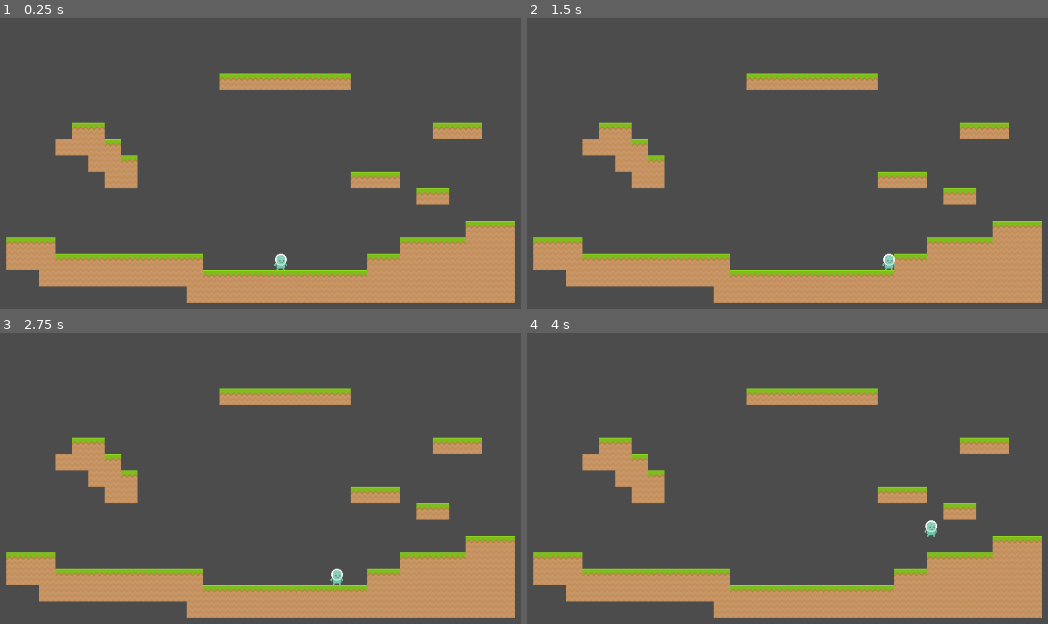
Above: before the commit, frames 1-4 (two rows, left to right).
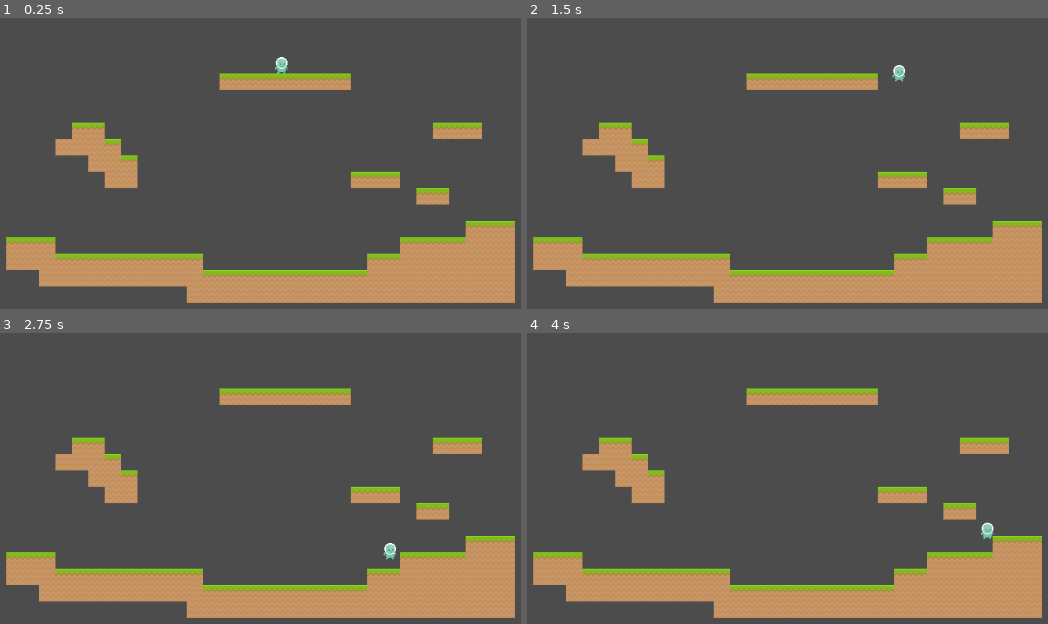
Above: after the commit, the same moments.

Repository: ItsSeaJay/montblanc-platinum
Game: Godot game, scene res://Main.tscn
The game is run twice, just before and just after one commit, with the same random seed, the same clock (stepped at 60 frames per second) and the same inputs.
Inputs:
- Up to frame 1 (0.25 s): no input
- Up to frame 2 (1.5 s): tap Enter (ui_accept) at 0.5, 0.77 s; hold Right (ui_right) from 0.53 s (still down)
- Up to frame 3 (2.75 s): tap Enter (ui_accept) at 1.52 s; release Right (ui_right) at 2.03 s; hold Left (ui_left) from 2.03 s (still down)
- Up to frame 4 (4 s): release Left (ui_left) at 2.78 s; hold Right (ui_right) from 2.78 s (still down); tap Enter (ui_accept) at 3.02, 3.77 s

The runs differ from the first frame. In frame 1, 0.2% of the frame differs, in the area x 52-56%, y 13-87%; in frame 2, 0.2%; in frame 3, 0.2%; in frame 4, 0.2%, in the area x 76-90%, y 64-71%.

Commit message:
Fix edge falling

Diff:
--- a/Main.tscn
+++ b/Main.tscn
@@ -12,4 +12,4 @@
 tile_data = PoolIntArray( 262165, 0, 0, 262166, 0, 0, 262167, 0, 0, 262168, 0, 0, 262169, 0, 0, 262170, 0, 0, 262171, 0 …(1496 unchanged characters)…
 
 [node name="Player" parent="." instance=ExtResource( 2 )]
-position = Vector2( 519.768, 188.726 )
+position = Vector2( 520.475, 55.0828 )
--- a/player/states/FallState.gd
+++ b/player/states/FallState.gd
@@ -1,4 +1,10 @@
 extends State
+
+func enter():
+	# NOTE: If we don't reset vertical momentum upon entering this state,
+	#       the player will have a lot of unspent momentum from when they were
+	#       colliding with the ground and falling off ledges won't feel right.
+	owner.velocity.y = 0
 
 func update(delta):
 	if Input.is_action_pressed("ui_left"):
@@ -11,4 +17,7 @@
 	owner.velocity.y += owner.fall_gravity * delta
 
 	if owner.is_on_floor():
-		emit_signal("state_finished", "IdleState")
+		if Input.is_action_pressed("ui_left") or Input.is_action_pressed("ui_right"):
+			emit_signal("state_finished", "RunState")
+		else:
+			emit_signal("state_finished", "IdleState")
--- a/player/states/IdleState.gd
+++ b/player/states/IdleState.gd
@@ -4,8 +4,7 @@
 	if Input.is_action_pressed("ui_left") or Input.is_action_pressed("ui_right"):
 		emit_signal("state_finished", "RunState")
 
-	owner.velocity.x = 0
-	owner.velocity.y += owner.fall_gravity
+	owner.velocity.y += owner.fall_gravity * delta
 
 	if owner.is_on_floor():
 		if Input.is_action_just_pressed("ui_accept"):
--- a/player/states/RunState.gd
+++ b/player/states/RunState.gd
@@ -8,7 +8,7 @@
 	else:
 		owner.velocity.x = Global.approach(owner.velocity.x, 0, owner.friction * delta)
 
-	owner.velocity.y += owner.fall_gravity
+	owner.velocity.y += owner.fall_gravity * delta
 
 	if owner.is_on_floor():
 		if Input.is_action_just_pressed("ui_accept"):
